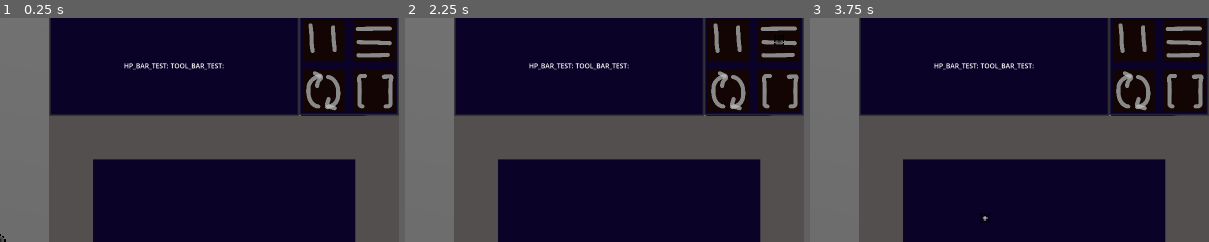
Above: before the commit, frames 1-3 (left to right).
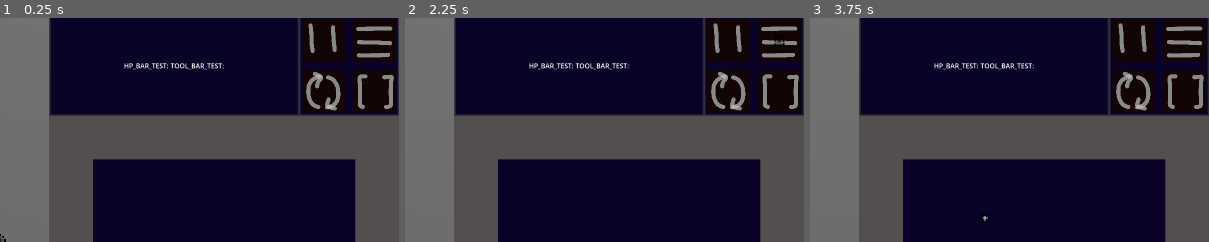
Above: after the commit, the same moments.

Repository: ponosnarassvete/space-shooter
Game: Godot game, scene res://scenes/core_scene_node.tscn
The game is run twice, just before and just after one commit, with the same random seed, the same clock (stepped at 60 frames per second) and the same inputs.
Inputs (mouse positions are % of the whole screen's width and height, from its top left):
- Up to frame 1 (0.25 s): no input
- Up to frame 2 (2.25 s): click (91, 17) at 0.5 s; click (97, 17) at 1.25 s; click (97, 5) at 2 s
- Up to frame 3 (3.75 s): click (91, 5) at 2.75 s; tap Enter at 3.5 s; move the mouse to (72, 45) at 3.52 s; hold D (player_right) from 3.53 s (still down); hold E (player_interact) from 3.53 s (still down); click (72, 45) at 3.67 s
The pictures show only the part of the screen within x 50-100%, y 0-50%; the shares and areas given below are measured in that part.

The runs differ from the first frame. In frame 1, 0.5% of the frame differs, in the area x 74-99%, y 3-44%; in frame 2, 0.5%; in frame 3, 0.5%.

Commit message:
Clamp_2D done

Diff:
--- a/project.godot
+++ b/project.godot
@@ -11,7 +11,7 @@
 [application]
 
 config/name="Echo//Decommission"
-config/version="211024-pre-alpha"
+config/version="241024-pre-alpha"
 run/main_scene="res://scenes/core_scene_node.tscn"
 config/features=PackedStringArray("4.3", "Forward Plus")
 config/icon="res://icon.svg"
--- a/scenes/core_scene_node.tscn
+++ b/scenes/core_scene_node.tscn
@@ -103,6 +103,10 @@
 offset_bottom = 976.0
 border_width = 2.2
 
+[node name="Menus" parent="Interface/NinePatchRect" index="2"]
+offset_right = 0.000244141
+offset_bottom = 0.000244141
+
 [node name="Other" type="Node" parent="Interface"]
 
 [node name="Interaction_Manager" parent="Interface/Other" node_paths=PackedStringArray("player") instance=ExtResource("4_frdse")]
--- a/scenes/objects/puzzle_test.tscn
+++ b/scenes/objects/puzzle_test.tscn
@@ -7,3 +7,6 @@
 script = ExtResource("1_ac74t")
 
 [node name="Base_Rubbish" parent="." instance=ExtResource("2_iu1fb")]
+visible = false
+
+[node name="Sprite2D" type="Sprite2D" parent="."]
--- a/scenes/ui/interface.tscn
+++ b/scenes/ui/interface.tscn
@@ -45,28 +45,31 @@
 region_rect = Rect2(0, 0, 840, 1080)
 
 [node name="HP_Tools" type="MarginContainer" parent="NinePatchRect"]
+z_index = 5
 layout_mode = 2
 offset_right = 600.0
 offset_bottom = 240.0
 metadata/_edit_lock_ = true
 
 [node name="VBoxContainer" type="HBoxContainer" parent="NinePatchRect/HP_Tools"]
+z_index = 5
 layout_mode = 2
 alignment = 1
 
 [node name="HP_Bar" type="Label" parent="NinePatchRect/HP_Tools/VBoxContainer"]
-z_index = 1
+z_index = 6
 layout_mode = 2
 size_flags_horizontal = 4
 text = "HP_BAR_TEST:"
 
 [node name="Tool_Bar" type="Label" parent="NinePatchRect/HP_Tools/VBoxContainer"]
-z_index = 1
+z_index = 6
 layout_mode = 2
 size_flags_horizontal = 4
 text = "TOOL_BAR_TEST:"
 
 [node name="BG" type="Panel" parent="NinePatchRect/HP_Tools"]
+z_index = 5
 layout_mode = 2
 theme_override_styles/panel = SubResource("StyleBoxFlat_2qjqu")
 
@@ -87,6 +90,7 @@
 texture = ExtResource("2_xhol5")
 
 [node name="Menus" type="MarginContainer" parent="NinePatchRect"]
+z_index = 5
 layout_mode = 1
 anchors_preset = -1
 anchor_left = 0.714286
@@ -97,10 +101,12 @@
 metadata/_edit_use_anchors_ = true
 
 [node name="BG" type="Panel" parent="NinePatchRect/Menus"]
+z_index = 5
 layout_mode = 2
 theme_override_styles/panel = SubResource("StyleBoxFlat_sjmi4")
 
 [node name="GridContainer" type="GridContainer" parent="NinePatchRect/Menus"]
+z_index = 6
 layout_mode = 2
 columns = 2
 
--- a/scripts/environment/puzzles/clamp_2d.gd
+++ b/scripts/environment/puzzles/clamp_2d.gd
@@ -5,6 +5,6 @@
 @export var object: Node2D
 
 func _process(delta: float) -> void:
-	pass
-	#object.global_position.x = clamp(object.position.x, interface_rect.position.x, interface_rect.position.x + interface_rect.size.x)
-	#object.global_position.x = clamp(object.position.y, interface_rect.position.y, interface_rect.position.y + interface_rect.size.y)
+	if Input.is_anything_pressed():
+		object.position.x = clamp(object.position.x, interface_rect.position.x, interface_rect.position.x + interface_rect.size.x)
+		object.position.y = clamp(object.position.y, interface_rect.position.y, interface_rect.position.y + interface_rect.size.y)
--- a/scripts/environment/puzzles/dragging_2d.gd
+++ b/scripts/environment/puzzles/dragging_2d.gd
@@ -24,16 +24,7 @@
 			dragging = false  # Stop dragging when mouse button is released
 
 	if event is InputEventMouseMotion and dragging:
-		# Update sprite position while dragging
-		#pass
-		sprite.global_position = clamp_position_to_interface(event.position + offset)
-
-# Function to clamp the position so the sprite stays within the UI region
-func clamp_position_to_interface(pos: Vector2) -> Vector2:
-	return Vector2(
-		clamp(pos.x, interface_rect.position.x, interface_rect.position.x + interface_rect.size.x),
-		clamp(pos.y, interface_rect.position.y, interface_rect.position.y + interface_rect.size.y)
-	)
+		sprite.global_position = event.position + offset
 
 func is_mouse_over() -> bool:
 	# Check if the mouse is over the sprite
Binary file added: textures/puzzle/wire.png
Not shown, added: textures/puzzle/wire.png.import
Not shown, added: textures/puzzle/wire.xcf
